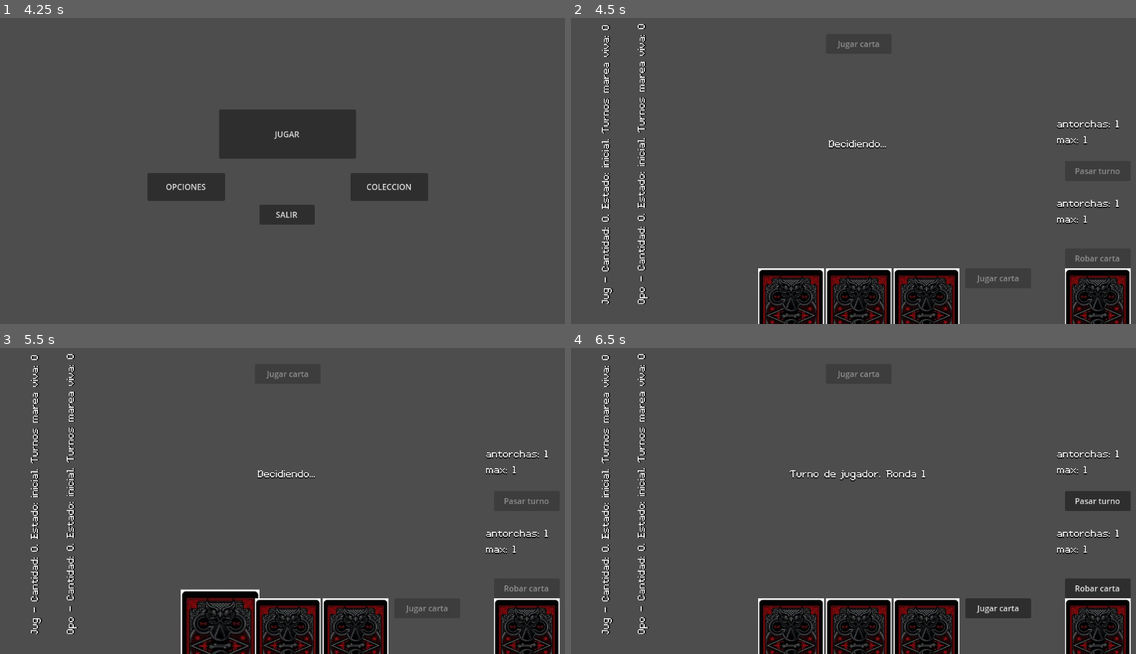
Above: before the commit, frames 1-4 (two rows, left to right).
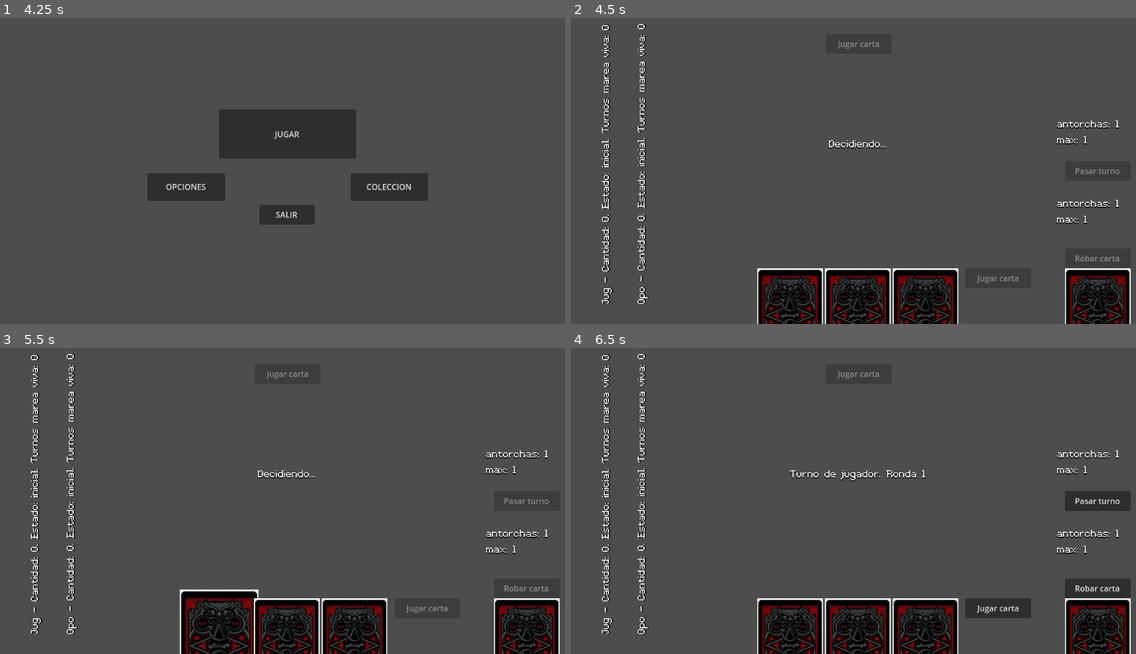
Above: after the commit, the same moments.

Repository: tetsuhi/risingtades
Game: Godot game, scene res://Assets/Scenes/menus/menu_inicio.tscn
The game is run twice, just before and just after one commit, with the same random seed, the same clock (stepped at 60 frames per second) and the same inputs.
Inputs (mouse positions are in pixels of both pictures, inside the frame that each line leads up to):
- Up to frame 1 (4.25 s): tap Enter at 0.5 s; move the mouse to (412, 146) at 0.52 s; press the mouse at (412, 146) at 0.53 s; release the mouse at (412, 146) at 1.25 s; click "OPCIONES" at 1.25 s; click "volver" at 2 s; click "COLECCION" at 2.75 s; click "volver" at 3.5 s
- Up to frame 2 (4.5 s): click "JUGAR" at 4.25 s
- Up to frame 3 (5.5 s): tap Space at 5 s; drag from (169, 510) to (220, 644) at 5.02 s
- Up to frame 4 (6.5 s): move the mouse to (915, 421) at 5.77 s; press the mouse at (915, 421) at 5.78 s

Frame 1 is identical in both runs. In frame 2, 2.4% of the frame differs, in the area x 32-69%, y 81-100%; in frame 3, 2.4%; in frame 4, 2.4%.

Commit message:
hboxcontainer fixed (board and hand)

Diff:
--- a/Assets/Scenes/mesa_juego.tscn
+++ b/Assets/Scenes/mesa_juego.tscn
@@ -16,10 +16,11 @@
 [ext_resource type="Script" path="res://Assets/Scripts/debugGameManager/antorchasMaxJugador.gd" id="9_f46sj"]
 [ext_resource type="Script" path="res://Assets/Scripts/TorchManager.gd" id="9_rvepi"]
 [ext_resource type="Script" path="res://Assets/Scripts/debugGameManager/antorchasActualesOponente.gd" id="10_ilqw0"]
+[ext_resource type="Script" path="res://Assets/Scripts/hand.gd" id="13_46606"]
 [ext_resource type="Script" path="res://Assets/Scripts/TideManager.gd" id="14_x3k5s"]
 
 [sub_resource type="RectangleShape2D" id="RectangleShape2D_kmtpe"]
-size = Vector2(722.9, 177)
+size = Vector2(660, 185)
 
 [sub_resource type="LabelSettings" id="LabelSettings_r6cpw"]
 font = ExtResource("6_k70ok")
@@ -33,7 +34,7 @@
 collision_layer = 2
 
 [node name="CollisionShape2D" type="CollisionShape2D" parent="Area2D"]
-position = Vector2(576, 343)
+position = Vector2(576, 397)
 shape = SubResource("RectangleShape2D_kmtpe")
 
 [node name="JuegoUI" type="CanvasLayer" parent="." groups=["ui_layer"]]
@@ -219,38 +220,43 @@
 vertical_alignment = 1
 script = ExtResource("9_f46sj")
 
-[node name="CartaUI" parent="." instance=ExtResource("1_804rd")]
-anchors_preset = 0
-anchor_right = 0.0
-anchor_bottom = 0.0
-offset_left = 376.0
-offset_top = 536.0
-offset_right = 508.0
-offset_bottom = 721.0
-grow_horizontal = 1
-grow_vertical = 1
-
-[node name="CartaUI2" parent="." instance=ExtResource("1_804rd")]
-anchors_preset = 0
-anchor_right = 0.0
-anchor_bottom = 0.0
-offset_left = 512.0
-offset_top = 536.0
-offset_right = 644.0
-offset_bottom = 721.0
-grow_horizontal = 1
-grow_vertical = 1
-
-[node name="CartaUI3" parent="." instance=ExtResource("1_804rd")]
-anchors_preset = 0
-anchor_right = 0.0
-anchor_bottom = 0.0
-offset_left = 648.0
-offset_top = 536.0
-offset_right = 780.0
-offset_bottom = 721.0
-grow_horizontal = 1
-grow_vertical = 1
+[node name="Mano" type="HBoxContainer" parent="JuegoUI"]
+anchors_preset = 7
+anchor_left = 0.5
+anchor_top = 1.0
+anchor_right = 0.5
+anchor_bottom = 1.0
+offset_left = -202.0
+offset_top = -112.0
+offset_right = 202.0
+offset_bottom = 73.0
+grow_horizontal = 2
+grow_vertical = 0
+alignment = 1
+script = ExtResource("13_46606")
+
+[node name="CartaUI" parent="JuegoUI/Mano" instance=ExtResource("1_804rd")]
+layout_mode = 2
+
+[node name="CartaUI2" parent="JuegoUI/Mano" instance=ExtResource("1_804rd")]
+layout_mode = 2
+
+[node name="CartaUI3" parent="JuegoUI/Mano" instance=ExtResource("1_804rd")]
+layout_mode = 2
+
+[node name="Campo" type="HBoxContainer" parent="JuegoUI" groups=["board"]]
+anchors_preset = 8
+anchor_left = 0.5
+anchor_top = 0.5
+anchor_right = 0.5
+anchor_bottom = 0.5
+offset_left = -330.0
+offset_top = -19.5
+offset_right = 330.0
+offset_bottom = 165.5
+grow_horizontal = 2
+grow_vertical = 2
+alignment = 1
 
 [node name="GameManager" type="Node" parent="."]
 script = ExtResource("2_6kpf7")
--- a/Assets/Scripts/CardStateMachine/States/dragged.gd
+++ b/Assets/Scripts/CardStateMachine/States/dragged.gd
@@ -11,7 +11,10 @@
 var minimum_drag_time_elapsed = false
 
 func on_enter():
-	initial_position = card.position
+	var ui_layer := get_tree().get_first_node_in_group("ui_layer")
+	if ui_layer:
+		card.reparent(ui_layer)
+
 	on_board = false
 
 	minimum_drag_time_elapsed = false
@@ -31,7 +34,6 @@
 			print("On Board")
 			next_state = onBoard_state
 	elif cancel:
-		card.position = initial_position
 		next_state = idle_state
 
 func _on_detector_colision_area_entered(area):
--- a/Assets/Scripts/CardStateMachine/States/idle.gd
+++ b/Assets/Scripts/CardStateMachine/States/idle.gd
@@ -10,6 +10,7 @@
 func on_enter():
 	if not card.is_node_ready():
 		await card.ready
+	card.reparent_requested.emit(card)
 
 func state_process(delta):
 	pass
--- a/Assets/Scripts/CardStateMachine/States/on_board.gd
+++ b/Assets/Scripts/CardStateMachine/States/on_board.gd
@@ -5,7 +5,9 @@
 var on_card : bool
 
 func on_enter():
-	pass
+	var board := get_tree().get_first_node_in_group("board")
+	if board:
+		card.reparent(board)
 
 func state_process(delta):
 	pass
--- a/Assets/Scripts/cardBehaviour.gd
+++ b/Assets/Scripts/cardBehaviour.gd
@@ -3,6 +3,7 @@
 class_name CardUI
 
 signal reparent_requested(which_card_ui : CardUI)
+signal make_child(which_card_ui : CardUI)
 
 const CARD_DELAY_SPEED = 12.0
 
--- a/Assets/Scripts/hand.gd
+++ b/Assets/Scripts/hand.gd
@@ -1,11 +1,11 @@
+class_name hand
 extends HBoxContainer
-
 
 # Called when the node enters the scene tree for the first time.
 func _ready():
-	pass # Replace with function body.
+	for child in get_children():
+		var card_ui := child as CardUI
+		card_ui.reparent_requested.connect(_on_card_ui_reparent_requested)
 
-
-# Called every frame. 'delta' is the elapsed time since the previous frame.
-func _process(delta):
-	pass
+func _on_card_ui_reparent_requested(child: CardUI):
+	child.reparent(self)
--- a/Assets/Scripts/manoJugador.gd
+++ /dev/null
@@ -1,10 +0,0 @@
-class_name Mano
-extends HBoxContainer
-
-func _ready() -> void:
-	for child in get_children():
-		var carta_ui := child as CartaUI
-		carta_ui.reparent_requested.connect(_on_carta_ui_reparent_requested)
-
-func _on_carta_ui_reparent_requested(child: CartaUI) -> void:
-	child.reparent(self)
Not shown: 1 places in Assets/Scenes/mesa_juego.tscn that only renumber resources
